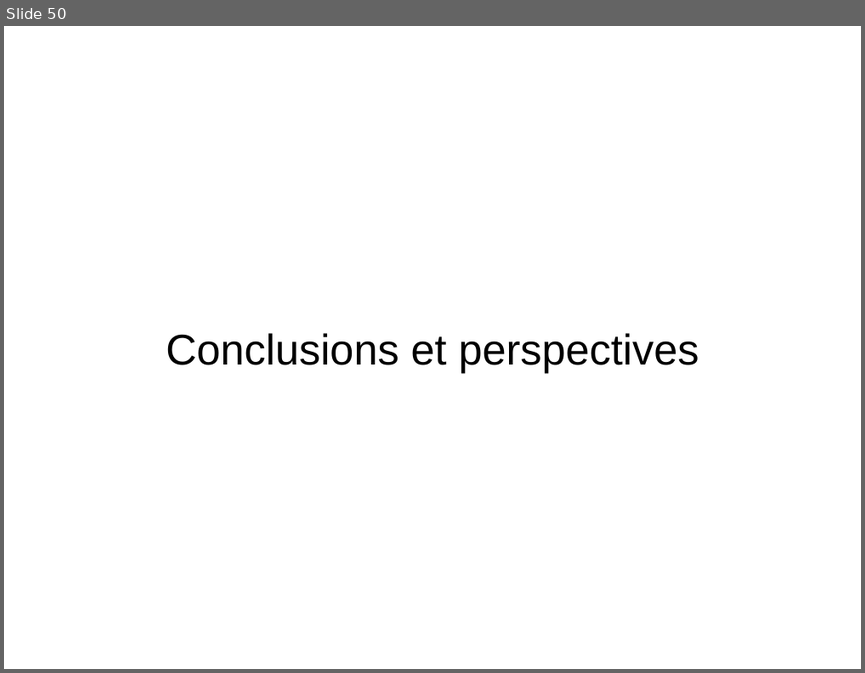
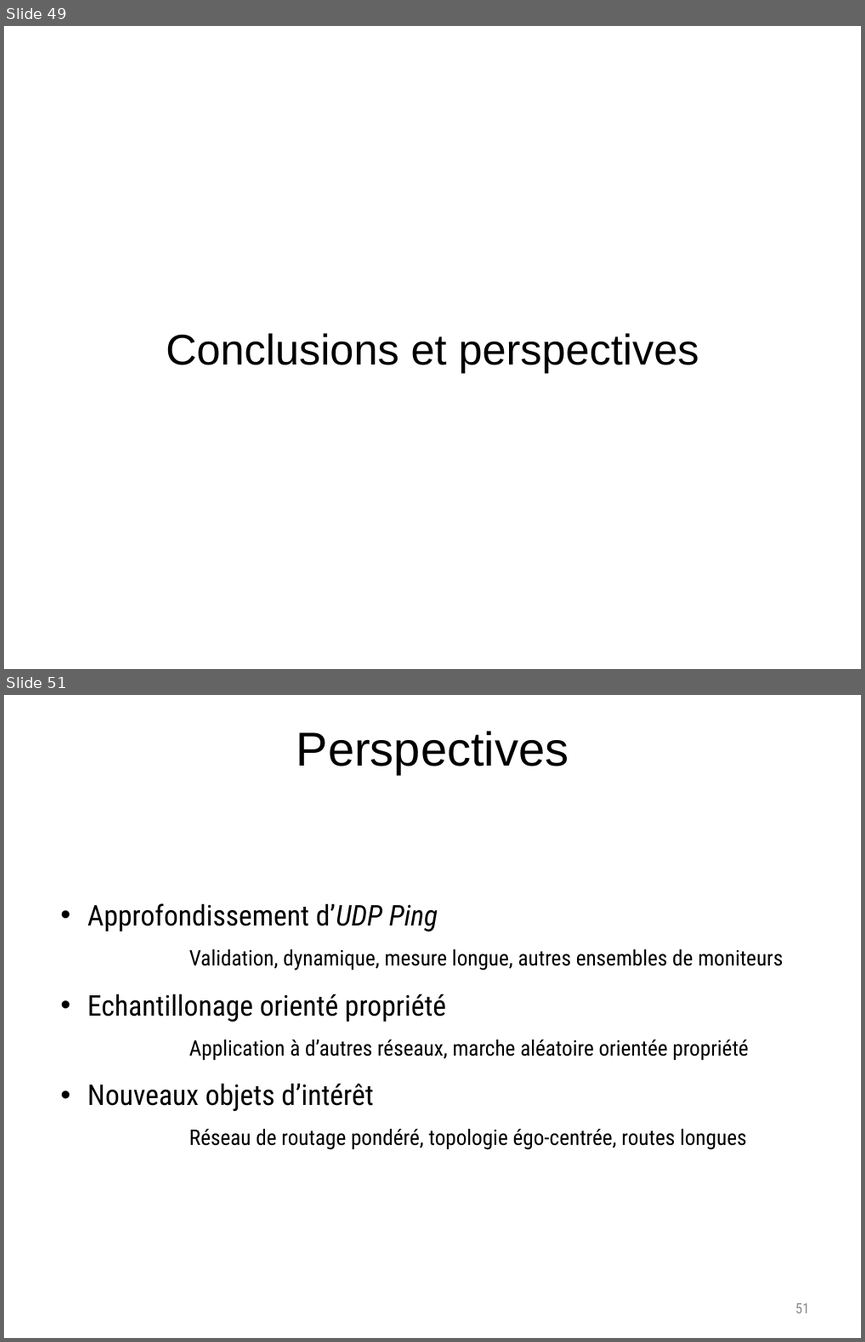
Before and after one commit to elierotenberg/my-thesis, a slide deck: slides.pptx. Shown one above the other, each under a label of ours: slide 50 before the commit, slides 49 and 51 after it; the slides between them are not shown. The pictures are 865x673 and 865x1342 pixels, drawn with LibreOffice and Linux fonts; fonts in the diff are those of the drawing. Boxes give left, top, right and bottom in pixels: in the first picture for what was removed or moved away, otherwise in the second. Text is boxed around its words. In the diff, an @@ line names an element or a change of style, - is before the commit and + after.

```diff
--- a/slides.pptx
+++ b/slides.pptx
@@ slide 51 added at [4,695,861,1338], background #FFFFFF @@
@@ title added at [296,731,568,774], 40 pt, text #000000 @@
+Perspectives
@@ text added at [87,903,783,1150], 18 pt, text #000000 @@
+• Approfondissement d’UDP Ping
+      Validation, dynamique, mesure longue, autres ensembles de moniteurs
+• Echantillonage orienté propriété
+      Application à d’autres réseaux, marche aléatoire orientée propriété
+• Nouveaux objets d’intérêt
+      Réseau de routage pondéré, topologie égo-centrée, routes longues
@@ page number added at [795,1303,810,1313], 12 pt, text #8C8C8C @@
+51
@@ what was slide 50 is now slide 49 @@
```
Also in this commit, not shown: 4 slides changed, 5 other slides added, 1 other file.
